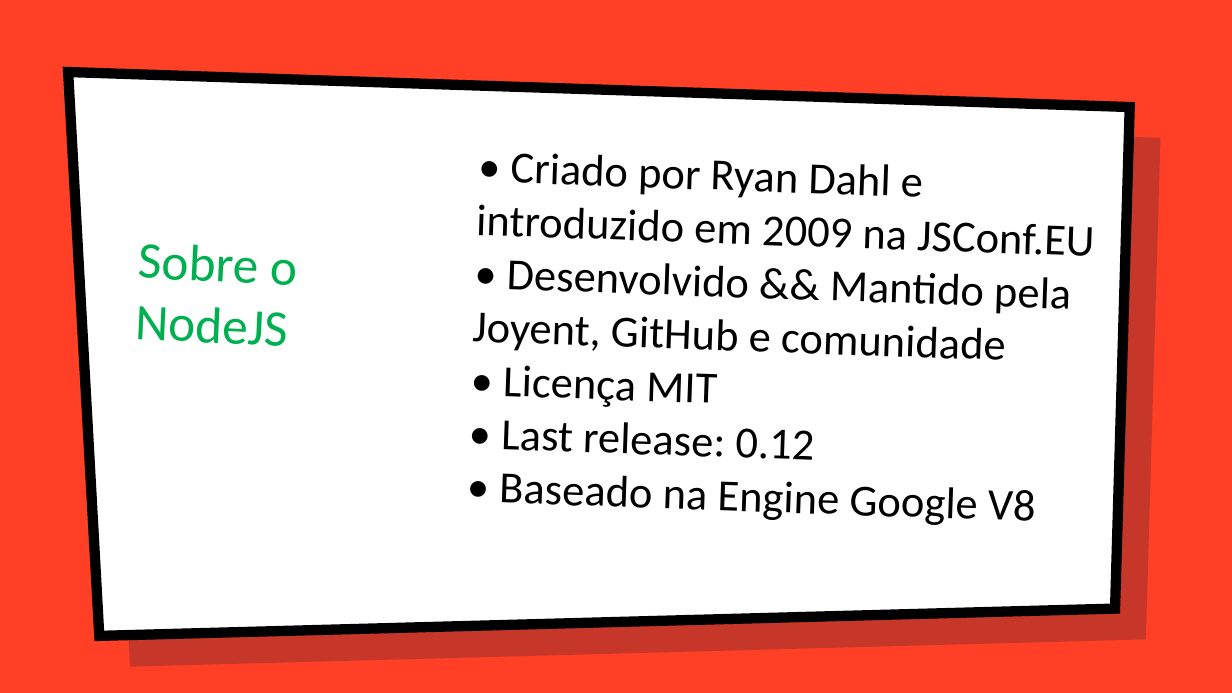
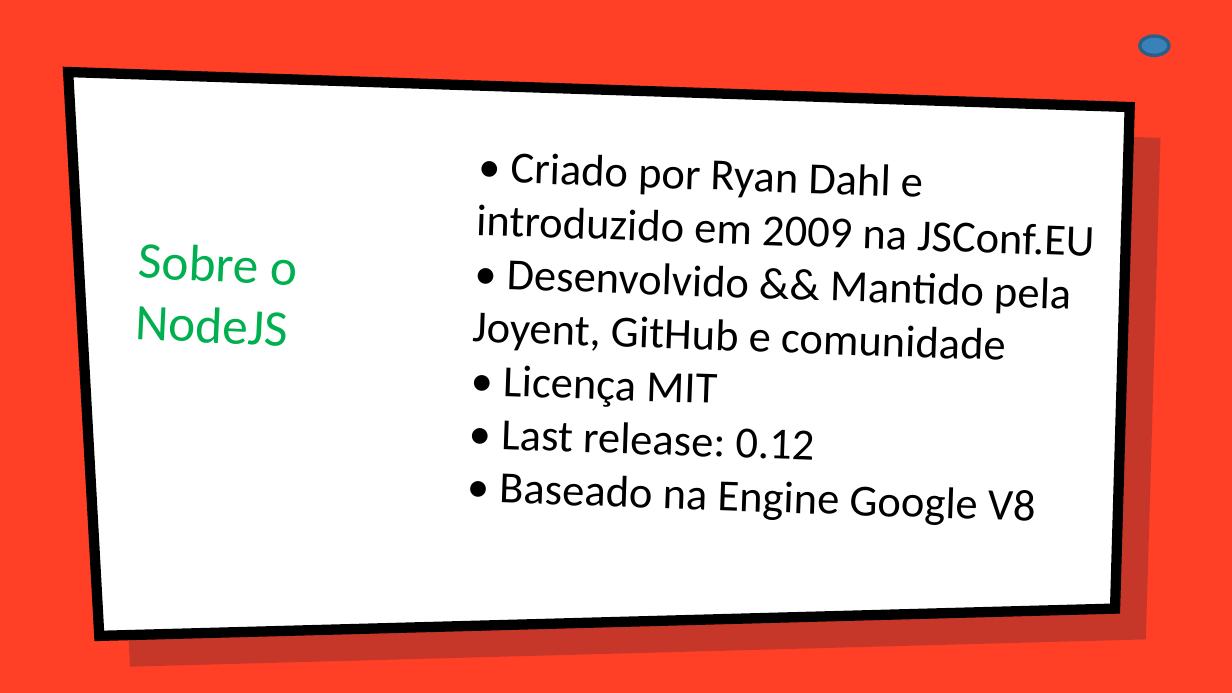
Before and after one commit to adrianlemess/Introdu-o-ao-NodeJS, a slide deck: slide 9 of Apresentacao NodeJS.pptx. Drawn at 1232x693 pixels with LibreOffice and Linux fonts; fonts in the diff are those of the drawing; background and template pictures are left out. Boxes give left, top, right and bottom in pixels: in the first picture for what was removed or moved away, otherwise in the second. Text is boxed around its words. In the diff, an @@ line names an element or a change of style, - is before the commit and + after.

```diff
--- a/Apresentacao NodeJS.pptx
+++ b/Apresentacao NodeJS.pptx
@@ ellipse added at bbox=[1140, 36, 1169, 55], fill #3A81BA, outline #2B5F8A 2 pt @@
```
Also in this commit, not shown: 6 other slides changed, 1 slide added.
